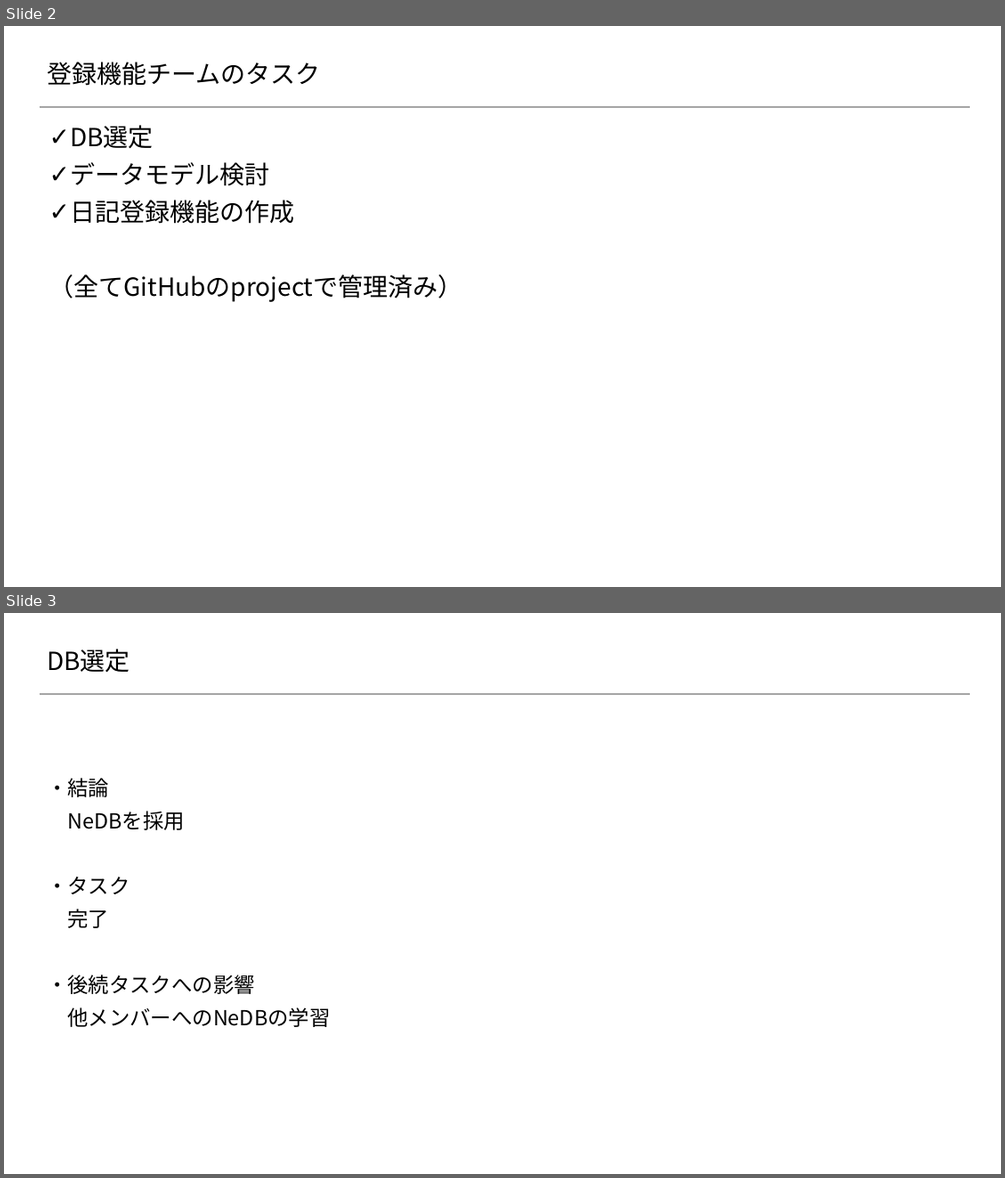
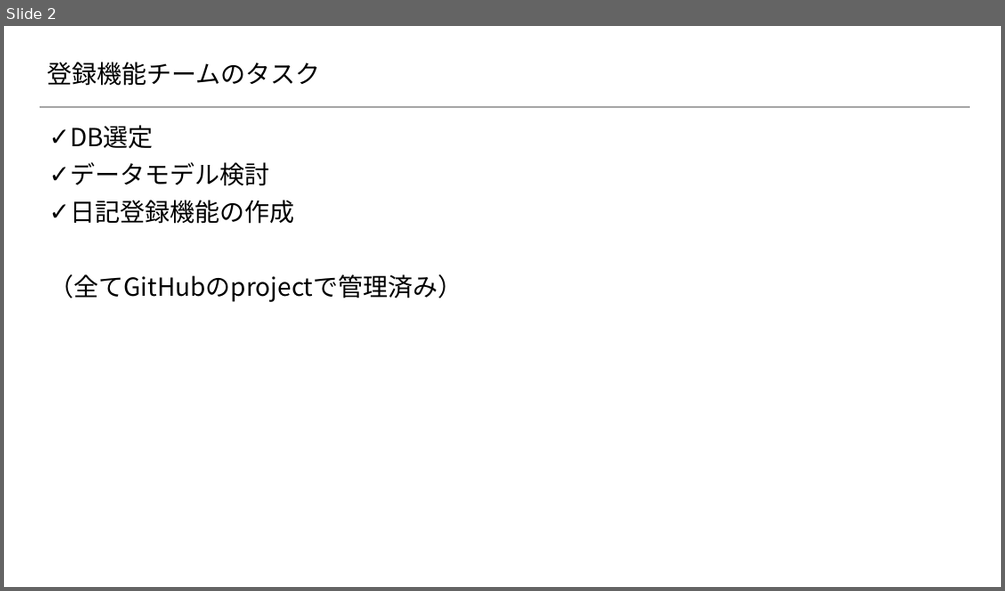
Before and after one commit to 2018SYSTEMI34/diary, a slide deck: doc/01_勉強会/01_勉強会資料/20180919_勉強会/02.資料/01_登録機能.pptx. Shown one above the other, each under a label of ours: slides 2 and 3 before the commit, slide 2 after it. The pictures are 1005x1178 and 1005x591 pixels, drawn with LibreOffice and Linux fonts; fonts in the diff are those of the drawing; background and template pictures are left out. Boxes give left, top, right and bottom in pixels: in the first picture for what was removed or moved away, otherwise in the second. Text is boxed around its words. In the diff, an @@ line names an element or a change of style, - is before the commit and + after.

```diff
--- a/doc/01_勉強会/01_勉強会資料/20180919_勉強会/02.資料/01_登録機能.pptx
+++ b/doc/01_勉強会/01_勉強会資料/20180919_勉強会/02.資料/01_登録機能.pptx
@@ slide 3 removed at (4,613,1001,1174), background #FFFFFF; not listed: 1 template element that a slide beside it also shows @@
@@ title removed at (47,649,130,672) @@
-DB選定
@@ text removed at (47,778,330,1027) @@
-・結論
-NeDBを採用
-・タスク
-完了
-・後続タスクへの影響
-他メンバーへのNeDBの学習
```
Also in this commit, not shown: 1 slide changed, 1 slide added, 2 other slides removed.
